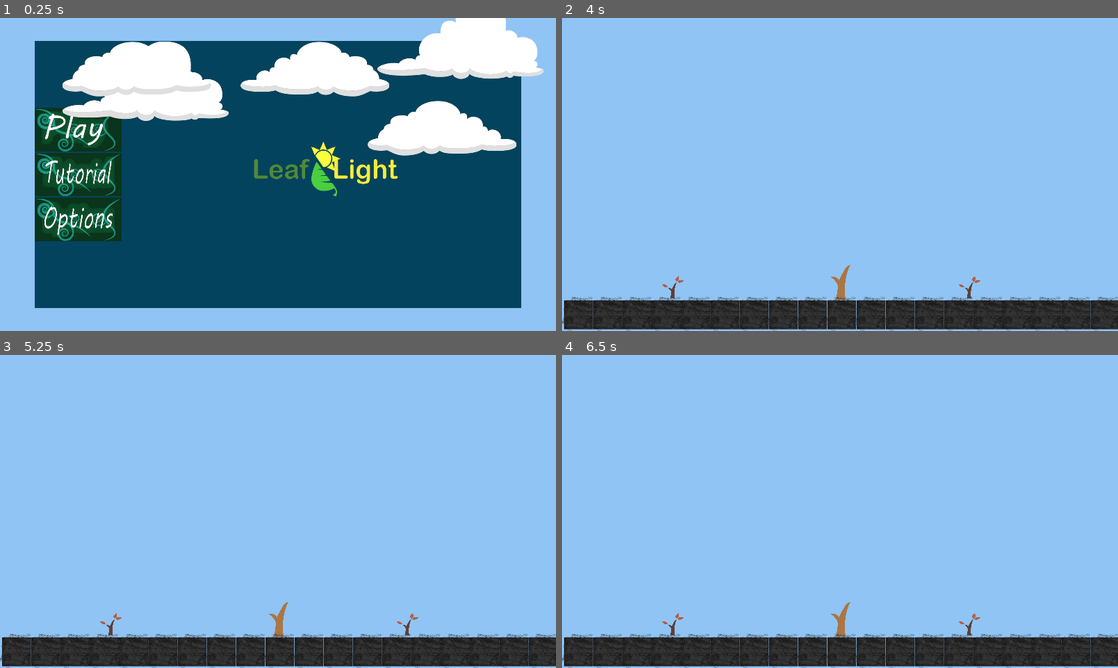
Above: before the commit, frames 1-4 (two rows, left to right).
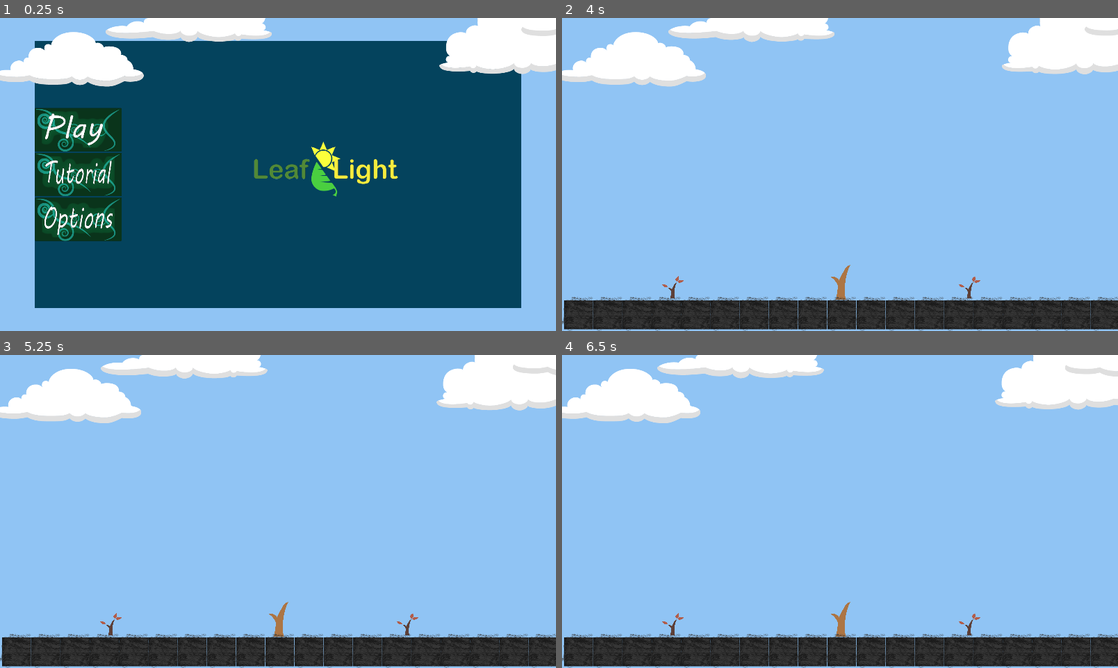
Above: after the commit, the same moments.

Repository: ibryanUW/leaf_light
Game: Godot game, scene res://main_menu/menu_screen.tscn
Two runs of this game, one before a commit and one after it. Both use one fixed random seed, a clock stepped at 60 frames per second and the inputs below.
Inputs (mouse positions are in pixels of both pictures, inside the frame that each line leads up to):
- Up to frame 1 (0.25 s): no input
- Up to frame 2 (4 s): click (639, 130) at 0.5 s
- Up to frame 3 (5.25 s): no input
- Up to frame 4 (6.5 s): no input

The runs differ from the first frame. In frame 1, 17% of the frame differs, in the area x 0-100%, y 0-44%; in frame 2, 7.8%; in frame 3, 7.9%; in frame 4, 7.9%.
Error before the commit: Parse Error: Indented block expected after declaration of "_ready" function. (res://Scenes/main_game/CloudsRolling.gd:5)

Commit message:
Proper Instancing of Cloud Animation, Updates to Grid Based Movement
Working on the logic for grid-based movement on a turn-by-turn basis. Currently setting up skeleton for NPC's to make their move and then set up the structure for allowing unique player moves.

Diff:
--- a/Scenes/main_game/CloudsRolling.gd
+++ /dev/null
@@ -1,3 +0,0 @@
-extends AnimationPlayer
-
-func _ready():
--- a/Scenes/main_game/CloudsRolling.tscn
+++ b/Scenes/main_game/CloudsRolling.tscn
@@ -1,22 +1,127 @@
-[gd_scene load_steps=3 format=2]
+[gd_scene load_steps=6 format=2]
 
-[ext_resource path="res://Scenes/main_game/CloudsRolling.gd" type="Script" id=5]
+[ext_resource path="res://scenery_objects/cloud1.png" type="Texture" id=1]
+[ext_resource path="res://scenery_objects/cloud2.png" type="Texture" id=2]
+[ext_resource path="res://scenery_objects/cloud3.png" type="Texture" id=3]
+[ext_resource path="res://scenery_objects/cloud4.png" type="Texture" id=4]
 
 [sub_resource type="Animation" id=1]
-resource_name = "clouds_rolling_animation"
+resource_name = "clouds_moving_across_sky"
 length = 60.0
 loop = true
+tracks/0/type = "value"
+tracks/0/path = NodePath("AnimationPlayer/cloud_1:rect_position")
+tracks/0/interp = 1
+tracks/0/loop_wrap = true
+tracks/0/imported = false
+tracks/0/enabled = true
+tracks/0/keys = {
+"times": PoolRealArray( 0, 60 ),
+"transitions": PoolRealArray( 1, 1 ),
+"update": 0,
+"values": [ Vector2( -16, 48 ), Vector2( -480, 16 ) ]
+}
+tracks/1/type = "value"
+tracks/1/path = NodePath("AnimationPlayer/cloud_5:rect_position")
+tracks/1/interp = 1
+tracks/1/loop_wrap = true
+tracks/1/imported = false
+tracks/1/enabled = true
+tracks/1/keys = {
+"times": PoolRealArray( 0, 60 ),
+"transitions": PoolRealArray( 1, 1 ),
+"update": 0,
+"values": [ Vector2( 1808, -112 ), Vector2( 144, 16 ) ]
+}
+tracks/2/type = "value"
+tracks/2/path = NodePath("AnimationPlayer/cloud_2:rect_position")
+tracks/2/interp = 1
+tracks/2/loop_wrap = true
+tracks/2/imported = false
+tracks/2/enabled = true
+tracks/2/keys = {
+"times": PoolRealArray( 0, 60 ),
+"transitions": PoolRealArray( 1, 1 ),
+"update": 0,
+"values": [ Vector2( 368, -192 ), Vector2( -544, -240 ) ]
+}
+tracks/3/type = "value"
+tracks/3/path = NodePath("AnimationPlayer/cloud_3:rect_position")
+tracks/3/interp = 1
+tracks/3/loop_wrap = true
+tracks/3/imported = false
+tracks/3/enabled = true
+tracks/3/keys = {
+"times": PoolRealArray( 0, 60 ),
+"transitions": PoolRealArray( 1, 1 ),
+"update": 0,
+"values": [ Vector2( 2720, 128 ), Vector2( 544, -64 ) ]
+}
+tracks/4/type = "value"
+tracks/4/path = NodePath("AnimationPlayer/cloud_4:rect_position")
+tracks/4/interp = 1
+tracks/4/loop_wrap = true
+tracks/4/imported = false
+tracks/4/enabled = true
+tracks/4/keys = {
+"times": PoolRealArray( 0, 60 ),
+"transitions": PoolRealArray( 1, 1 ),
+"update": 0,
+"values": [ Vector2( 1520, -80 ), Vector2( 960, -224 ) ]
+}
 
-[node name="AnimationPlayer" type="AnimationPlayer"]
-autoplay = "clouds_rolling_animation"
-playback_process_mode = 0
-anims/clouds_rolling_animation = SubResource( 1 )
-next/clouds_rolling_animation = "clouds_rolling_animation"
-script = ExtResource( 5 )
+[node name="CloudsRollingOverhead" type="Node2D"]
 
-[node name="cloud_1" type="TextureRect" parent="."]
-margin_right = 40.0
-margin_bottom = 40.0
+[node name="AnimationPlayer" type="AnimationPlayer" parent="."]
+autoplay = "clouds_moving_across_sky"
+anims/clouds_moving_across_sky = SubResource( 1 )
+
+[node name="cloud_1" type="TextureRect" parent="AnimationPlayer"]
+margin_left = -109.814
+margin_top = 41.5301
+margin_right = 404.186
+margin_bottom = 230.53
+texture = ExtResource( 1 )
 __meta__ = {
 "_edit_use_anchors_": false
 }
+
+[node name="cloud_2" type="TextureRect" parent="AnimationPlayer"]
+margin_left = 183.607
+margin_top = -201.705
+margin_right = 758.607
+margin_bottom = 73.2951
+texture = ExtResource( 2 )
+__meta__ = {
+"_edit_use_anchors_": false
+}
+
+[node name="cloud_3" type="TextureRect" parent="AnimationPlayer"]
+margin_left = 2280.05
+margin_top = 89.1805
+margin_right = 2794.05
+margin_bottom = 278.182
+texture = ExtResource( 3 )
+__meta__ = {
+"_edit_use_anchors_": false
+}
+
+[node name="cloud_4" type="TextureRect" parent="AnimationPlayer"]
+margin_left = 1406.78
+margin_top = -109.115
+margin_right = 1981.78
+margin_bottom = 165.885
+texture = ExtResource( 4 )
+__meta__ = {
+"_edit_use_anchors_": false
+}
+
+[node name="cloud_5" type="TextureRect" parent="AnimationPlayer"]
+margin_left = 1471.56
+margin_top = -86.1203
+margin_right = 1985.59
+margin_bottom = 102.88
+texture = ExtResource( 1 )
+__meta__ = {
+"_edit_use_anchors_": false
+}
--- a/Scenes/main_game/NewGameScene.gd
+++ /dev/null
@@ -1,11 +0,0 @@
-extends Node2D
-
-# This scene is loaded immediately after the initial loading screen.
-# The scene sets up the player and two non-player characters.
-# All stats and conditions are reset to a fresh start.
-	# Basically everything is reset to a null or zero value.
-
-
-
-func _ready():
-	var clouds_rolling_scene = load("res://Scenes/main_game/CloudsRolling.tscn")
--- a/Scenes/main_game/NewGameScene.tscn
+++ b/Scenes/main_game/NewGameScene.tscn
@@ -3,13 +3,12 @@
 [ext_resource path="res://scenery_objects/ground@2x.png" type="Texture" id=1]
 [ext_resource path="res://tree_sprites/B IMD 363 Leaf and Light tree 1.png" type="Texture" id=2]
 [ext_resource path="res://scenery_objects/B IMD 363 Leaf and Light enemy tree 1.png" type="Texture" id=3]
-[ext_resource path="res://Scenes/main_game/NewGameScene.gd" type="Script" id=4]
+[ext_resource path="res://Scenes/main_game/CloudsRolling.tscn" type="PackedScene" id=4]
 
 [sub_resource type="RectangleShape2D" id=1]
 extents = Vector2( 31.9999, 48.0001 )
 
 [node name="NewGameSetup" type="Node2D"]
-script = ExtResource( 4 )
 
 [node name="PlayerCharacter" type="KinematicBody2D" parent="."]
 position = Vector2( 960, 912 )
@@ -228,3 +227,5 @@
 __meta__ = {
 "_edit_use_anchors_": false
 }
+
+[node name="CloudsRollingOverhead" parent="." instance=ExtResource( 4 )]
--- a/main_menu/menu_screen.tscn
+++ b/main_menu/menu_screen.tscn
@@ -1,138 +1,11 @@
-[gd_scene load_steps=10 format=2]
+[gd_scene load_steps=7 format=2]
 
 [ext_resource path="res://main_menu/menu_assets/play_button_placeholder.png" type="Texture" id=1]
 [ext_resource path="res://main_menu/menu_assets/tutorial_button_placeholder.png" type="Texture" id=2]
 [ext_resource path="res://main_menu/menu_assets/B IMD 363 Leaf and Light logos final 1.png" type="Texture" id=3]
-[ext_resource path="res://scenery_objects/B IMD 363 Leaf and Light cloud 3.png" type="Texture" id=4]
+[ext_resource path="res://Scenes/main_game/CloudsRolling.tscn" type="PackedScene" id=4]
 [ext_resource path="res://main_menu/menu_assets/options_button_placeholder.png" type="Texture" id=5]
 [ext_resource path="res://main_menu/menu_screen.gd" type="Script" id=6]
-[ext_resource path="res://scenery_objects/B IMD 363 Leaf and Light cloud 1.png" type="Texture" id=7]
-[ext_resource path="res://scenery_objects/B IMD 363 Leaf and Light cloud 2.png" type="Texture" id=8]
-
-[sub_resource type="Animation" id=1]
-resource_name = "menu_clouds"
-length = 10.0
-loop = true
-tracks/0/type = "value"
-tracks/0/path = NodePath("AnimationPlayer/clouds:rect_position")
-tracks/0/interp = 1
-tracks/0/loop_wrap = true
-tracks/0/imported = false
-tracks/0/enabled = true
-tracks/0/keys = {
-"times": PoolRealArray( 0, 5, 5.1, 10 ),
-"transitions": PoolRealArray( 1, 1, 1, 1 ),
-"update": 0,
-"values": [ Vector2( 840.282, 80 ), Vector2( 250, 210 ), Vector2( 1800, 210 ), Vector2( 300, 350 ) ]
-}
-tracks/1/type = "value"
-tracks/1/path = NodePath("AnimationPlayer/clouds5:rect_position")
-tracks/1/interp = 1
-tracks/1/loop_wrap = true
-tracks/1/imported = false
-tracks/1/enabled = true
-tracks/1/keys = {
-"times": PoolRealArray( 0, 5, 5.1, 10 ),
-"transitions": PoolRealArray( 1, 1, 1, 1 ),
-"update": 0,
-"values": [ Vector2( 215.945, 80 ), Vector2( 120, 155 ), Vector2( 1250, 155 ), Vector2( 120, 155 ) ]
-}
-tracks/2/type = "value"
-tracks/2/path = NodePath("AnimationPlayer/clouds3:rect_position")
-tracks/2/interp = 1
-tracks/2/loop_wrap = true
-tracks/2/imported = false
-tracks/2/enabled = true
-tracks/2/keys = {
-"times": PoolRealArray( 0, 5, 5.1, 10 ),
-"transitions": PoolRealArray( 1, 1, 1, 1 ),
-"update": 0,
-"values": [ Vector2( 1320.25, -67.6393 ), Vector2( 200, 155 ), Vector2( 1310, 155 ), Vector2( 200, 155 ) ]
-}
-tracks/3/type = "value"
-tracks/3/path = NodePath("AnimationPlayer/clouds6:rect_position")
-tracks/3/interp = 1
-tracks/3/loop_wrap = true
-tracks/3/imported = false
-tracks/3/enabled = true
-tracks/3/keys = {
-"times": PoolRealArray( 0, 5, 5.1, 10 ),
-"transitions": PoolRealArray( 1, 1, 1, 1 ),
-"update": 0,
-"values": [ Vector2( 1287.36, 290 ), Vector2( 120, 0 ), Vector2( 1070, 250 ), Vector2( 240, 250 ) ]
-}
-tracks/4/type = "value"
-tracks/4/path = NodePath("AnimationPlayer/clouds4:rect_position")
-tracks/4/interp = 1
-tracks/4/loop_wrap = true
-tracks/4/imported = false
-tracks/4/enabled = true
-tracks/4/keys = {
-"times": PoolRealArray( 0, 5, 5.1, 10 ),
-"transitions": PoolRealArray( 1, 1, 1, 1 ),
-"update": 0,
-"values": [ Vector2( 215.945, 80 ), Vector2( 120, 200 ), Vector2( 1140, 250 ), Vector2( 300, 250 ) ]
-}
-tracks/5/type = "value"
-tracks/5/path = NodePath("AnimationPlayer/clouds:visible")
-tracks/5/interp = 1
-tracks/5/loop_wrap = true
-tracks/5/imported = false
-tracks/5/enabled = true
-tracks/5/keys = {
-"times": PoolRealArray( 5, 5.1 ),
-"transitions": PoolRealArray( 1, 1 ),
-"update": 1,
-"values": [ false, true ]
-}
-tracks/6/type = "value"
-tracks/6/path = NodePath("AnimationPlayer/clouds3:visible")
-tracks/6/interp = 1
-tracks/6/loop_wrap = true
-tracks/6/imported = false
-tracks/6/enabled = true
-tracks/6/keys = {
-"times": PoolRealArray( 5, 5.1 ),
-"transitions": PoolRealArray( 1, 1 ),
-"update": 1,
-"values": [ false, true ]
-}
-tracks/7/type = "value"
-tracks/7/path = NodePath("AnimationPlayer/clouds5:visible")
-tracks/7/interp = 1
-tracks/7/loop_wrap = true
-tracks/7/imported = false
-tracks/7/enabled = true
-tracks/7/keys = {
-"times": PoolRealArray( 5, 5.1 ),
-"transitions": PoolRealArray( 1, 1 ),
-"update": 1,
-"values": [ false, true ]
-}
-tracks/8/type = "value"
-tracks/8/path = NodePath("AnimationPlayer/clouds4:visible")
-tracks/8/interp = 1
-tracks/8/loop_wrap = true
-tracks/8/imported = false
-tracks/8/enabled = true
-tracks/8/keys = {
-"times": PoolRealArray( 5, 5.1 ),
-"transitions": PoolRealArray( 1, 1 ),
-"update": 1,
-"values": [ false, true ]
-}
-tracks/9/type = "value"
-tracks/9/path = NodePath("AnimationPlayer/clouds6:visible")
-tracks/9/interp = 1
-tracks/9/loop_wrap = true
-tracks/9/imported = false
-tracks/9/enabled = true
-tracks/9/keys = {
-"times": PoolRealArray( 5, 5.1 ),
-"transitions": PoolRealArray( 1, 1 ),
-"update": 1,
-"values": [ false, true ]
-}
 
 [node name="main_menu_node" type="MarginContainer"]
 anchor_right = 1.0
@@ -196,68 +69,6 @@
 size_flags_horizontal = 3
 size_flags_vertical = 3
 
-[node name="AnimationPlayer" type="AnimationPlayer" parent="HBoxContainer/CenterContainer"]
-autoplay = "menu_clouds"
-playback_process_mode = 0
-playback_speed = 0.3
-anims/menu_clouds = SubResource( 1 )
-
-[node name="clouds" type="TextureRect" parent="HBoxContainer/CenterContainer/AnimationPlayer"]
-margin_left = 840.282
-margin_top = 80.0
-margin_right = 1354.28
-margin_bottom = 269.0
-rect_clip_content = true
-texture = ExtResource( 7 )
-stretch_mode = 6
-__meta__ = {
-"_edit_use_anchors_": false
-}
-
-[node name="clouds3" type="TextureRect" parent="HBoxContainer/CenterContainer/AnimationPlayer"]
-margin_left = 1320.25
-margin_top = -67.6393
-margin_right = 1895.25
-margin_bottom = 207.361
-texture = ExtResource( 8 )
-stretch_mode = 6
-__meta__ = {
-"_edit_use_anchors_": false
-}
-
-[node name="clouds5" type="TextureRect" parent="HBoxContainer/CenterContainer/AnimationPlayer"]
-margin_left = 215.945
-margin_top = 80.0
-margin_right = 790.945
-margin_bottom = 355.0
-texture = ExtResource( 8 )
-stretch_mode = 6
-__meta__ = {
-"_edit_use_anchors_": false
-}
-
-[node name="clouds4" type="TextureRect" parent="HBoxContainer/CenterContainer/AnimationPlayer"]
-margin_left = 215.945
-margin_top = 80.0
-margin_right = 729.946
-margin_bottom = 269.0
-texture = ExtResource( 4 )
-stretch_mode = 6
-__meta__ = {
-"_edit_use_anchors_": false
-}
-
-[node name="clouds6" type="TextureRect" parent="HBoxContainer/CenterContainer/AnimationPlayer"]
-margin_left = 1287.36
-margin_top = 290.0
-margin_right = 1801.36
-margin_bottom = 479.0
-texture = ExtResource( 4 )
-stretch_mode = 6
-__meta__ = {
-"_edit_use_anchors_": false
-}
-
 [node name="logo" type="TextureRect" parent="HBoxContainer/CenterContainer"]
 margin_left = 387.0
 margin_top = 210.0
@@ -266,4 +77,6 @@
 rect_min_size = Vector2( 600, 500 )
 texture = ExtResource( 3 )
 stretch_mode = 6
+
+[node name="CloudsRollingOverhead" parent="HBoxContainer/CenterContainer" instance=ExtResource( 4 )]
 [connection signal="pressed" from="HBoxContainer/VBoxContainer/menu_items/play_button" to="." method="_on_play_button_pressed"]
Renamed: scenery_objects/B IMD 363 Leaf and Light cloud 1.png -> scenery_objects/cloud1.png
Not shown, changed: scenery_objects/cloud1.png.import
Renamed: scenery_objects/B IMD 363 Leaf and Light cloud 2.png -> scenery_objects/cloud2.png
Not shown, changed: scenery_objects/cloud2.png.import
Renamed: scenery_objects/B IMD 363 Leaf and Light cloud 3.png -> scenery_objects/cloud3.png
Not shown, changed: scenery_objects/cloud3.png.import
Renamed: scenery_objects/B IMD 363 Leaf and Light cloud 4.png -> scenery_objects/cloud4.png
Not shown, changed: scenery_objects/cloud4.png.import
